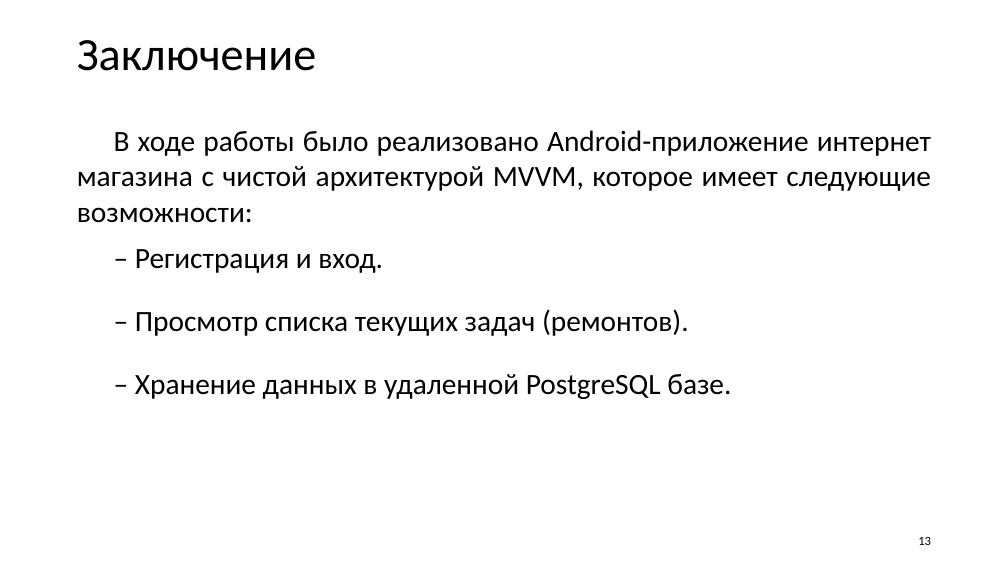
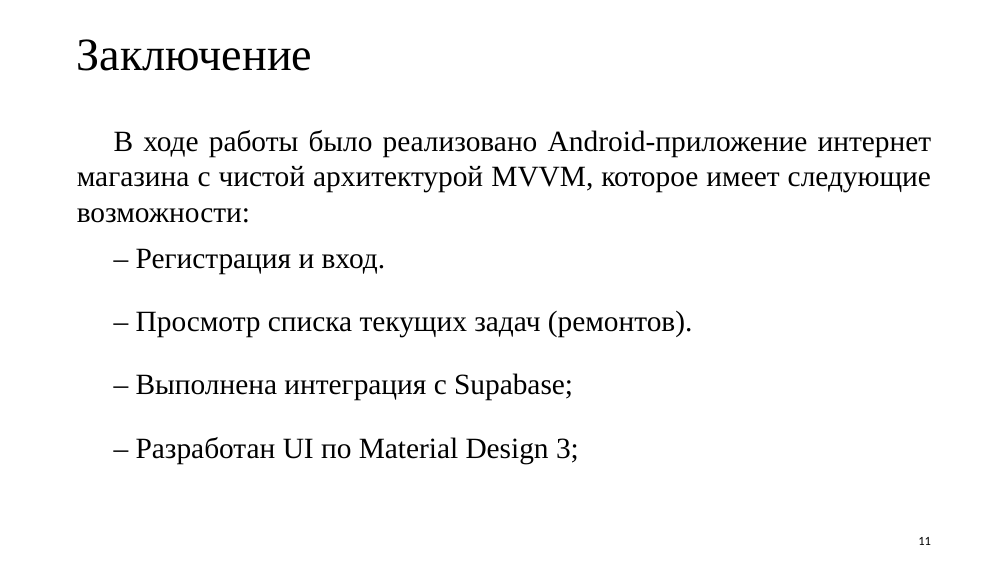
Before and after one commit to Hytakoe/ServiceWorkerApp, a slide deck: slide 11 of Селютин_Р_В_приложение_работника_автосервиса.pptx (slide 13 before the commit). Drawn at 1008x567 pixels with LibreOffice and Linux fonts; fonts in the diff are those of the drawing. Boxes give left, top, right and bottom in pixels: in the first picture for what was removed or moved away, otherwise in the second. Text is boxed around its words. In the diff, an @@ line names an element or a change of style, - is before the commit and + after.

```diff
--- a/Селютин_Р_В_приложение_работника_автосервиса.pptx
+++ b/Селютин_Р_В_приложение_работника_автосервиса.pptx
@@ title "Заключение" at [77,39,312,71]: font Calibri to Times New Roman @@
@@ text at [77,130,932,337]: font Calibri to Times New Roman in "В ходе работы было реализовано Android-приложение интернет ...", "– Регистрация и вход.", "– Просмотр списка текущих задач (ремонтов)." @@
@@ text at [136,373,579,464]: text changed; font Calibri to Times New Roman @@
-– Хранение данных в удаленной PostgreSQL базе.
+– Выполнена интеграция с Supabase;
+– Разработан UI по Material Design 3;
@@ page number at [918,537,931,545]: text changed @@
-13
+11
```
Also in this commit, not shown: 7 other slides changed, 2 slides added, 4 slides removed, 4 other files.
